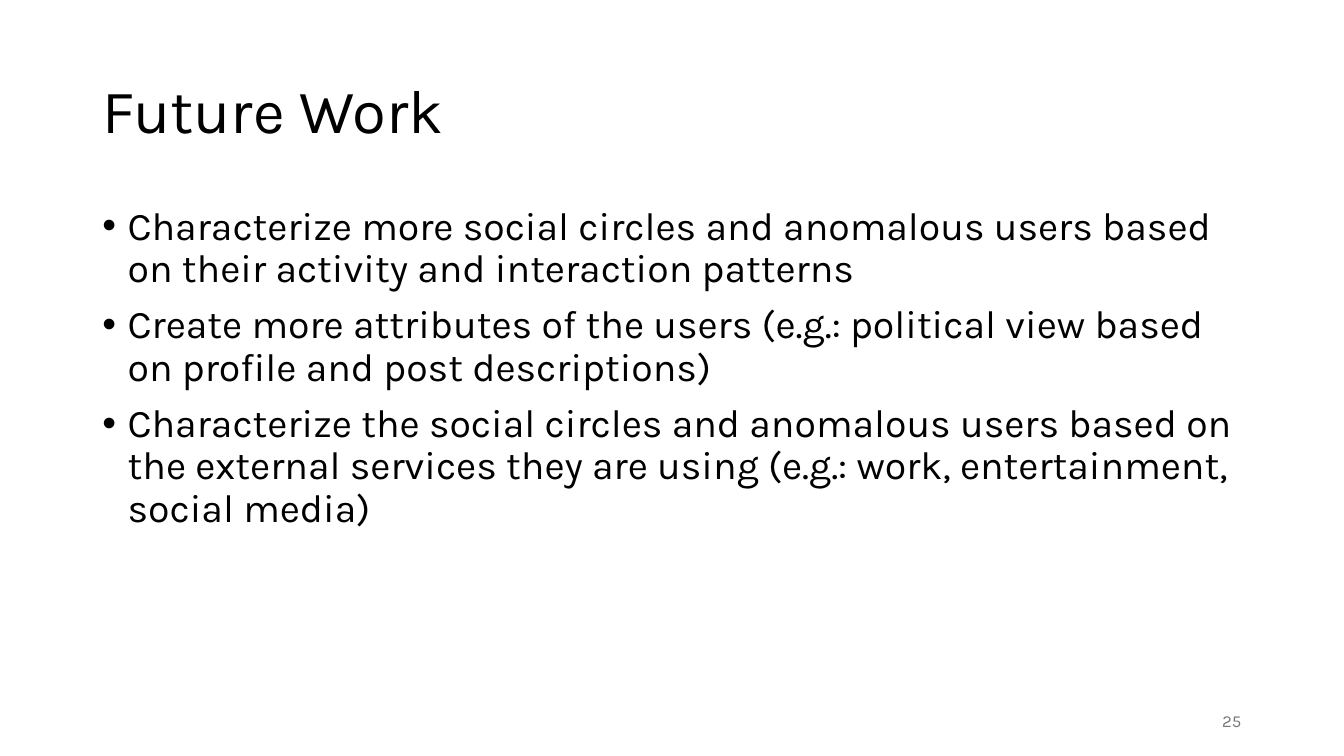
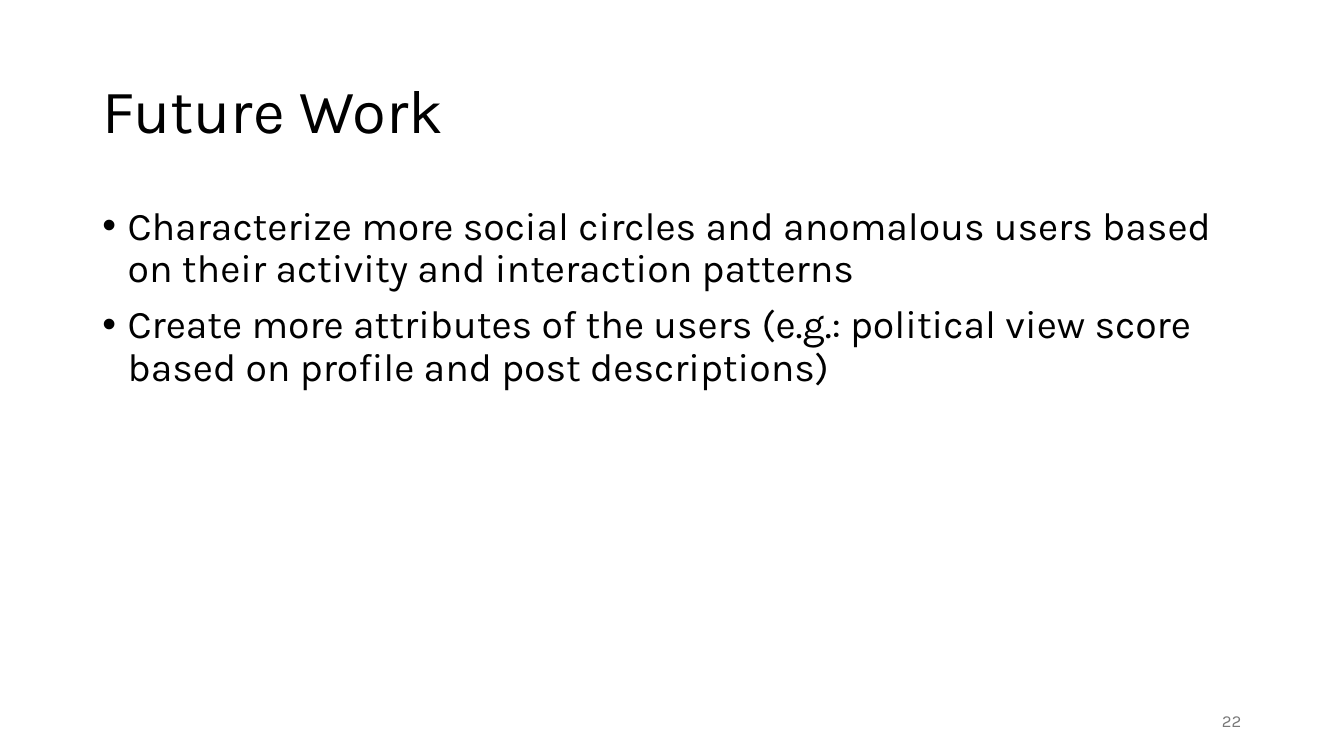
Before and after one commit to jonas-blum/data-mining-1, a slide deck: slide 22 of project/project-presentation-group51.pptx (slide 25 before the commit). Drawn at 1344x756 pixels with LibreOffice and Linux fonts; fonts in the diff are those of the drawing. Boxes give left, top, right and bottom in pixels: in the first picture for what was removed or moved away, otherwise in the second. Text is boxed around its words. In the diff, an @@ line names an element or a change of style, - is before the commit and + after.

```diff
--- a/project/project-presentation-group51.pptx
+++ b/project/project-presentation-group51.pptx
@@ text at bbox=[128, 309, 1191, 391]: text changed @@
-• Create more attributes of the users (e.g.: political view based on profile and post descriptions)
-• Characterize the social circles and anomalous users based on the external services they are using (e.g.: work, entertainment, social media)
+• Create more attributes of the users (e.g.: political view score based on profile and post descriptions)
@@ page number at bbox=[1222, 716, 1241, 727]: text changed @@
-25
+22
```
Also in this commit, not shown: 6 other slides changed, 1 slide added, 4 slides removed.
